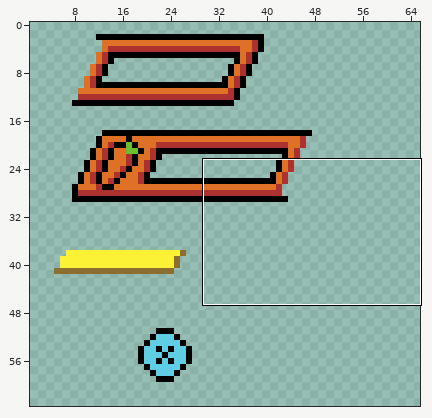
Pixel-art file: src/hud/hud.aseprite. The picture above shows the old version from afar; the outline marks the close-up.
Close-up. First the earlier version:
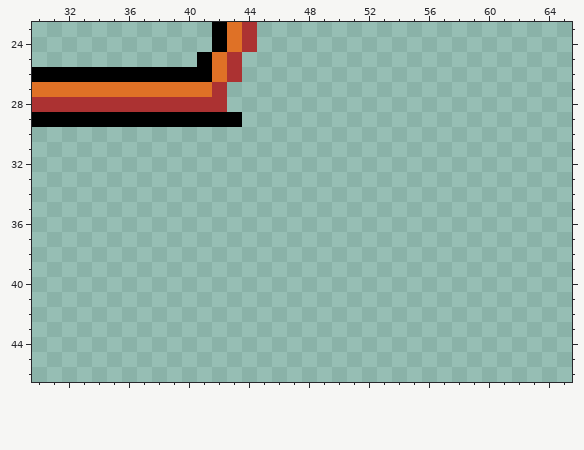
256x256 pixels, 1 frame. Shown: x 30..65, y 23..46. The wide view leaves out empty margins.
New version:
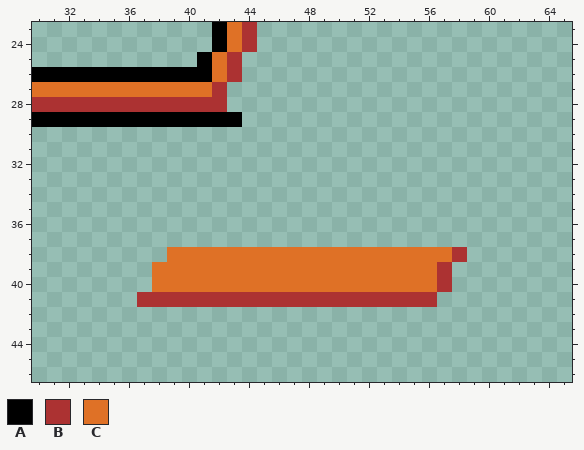
Palette (. is transparent): A #000000  B #ac3232  C #df7126
From old to new:
{"y":38,"x":39,"old":"....................","new":"CCCCCCCCCCCCCCCCCCCB"}
{"y":39,"x":38,"old":"....................","new":"CCCCCCCCCCCCCCCCCCCB"}
{"y":40,"x":38,"old":"....................","new":"CCCCCCCCCCCCCCCCCCCB"}
{"y":41,"x":37,"old":"....................","new":"BBBBBBBBBBBBBBBBBBBB"}
{"label":"added","picture_box":[137,247,467,307]}
